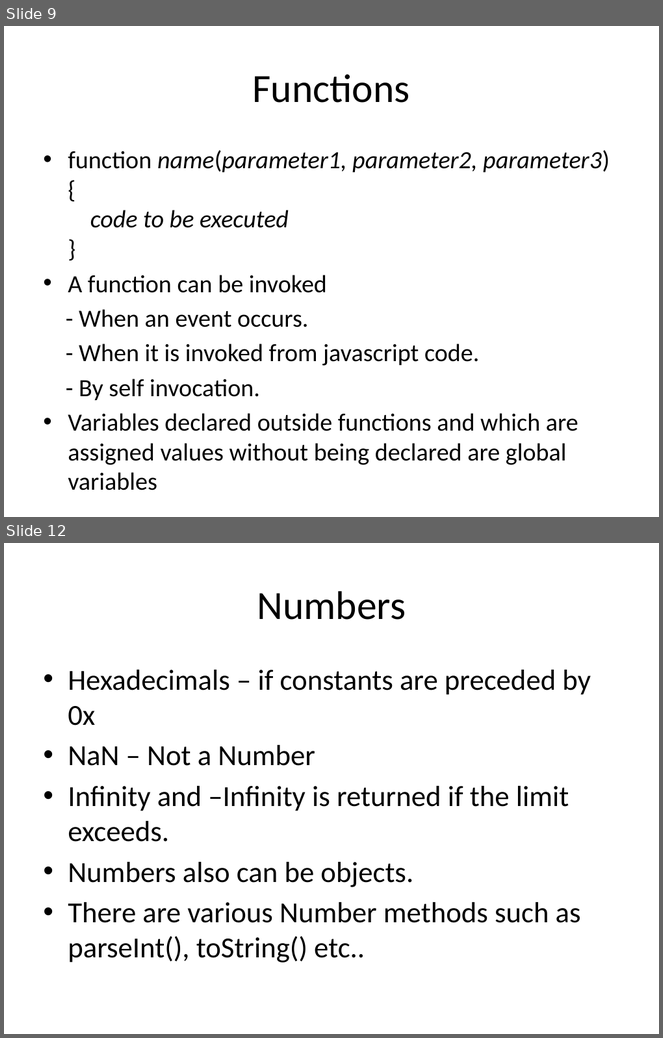
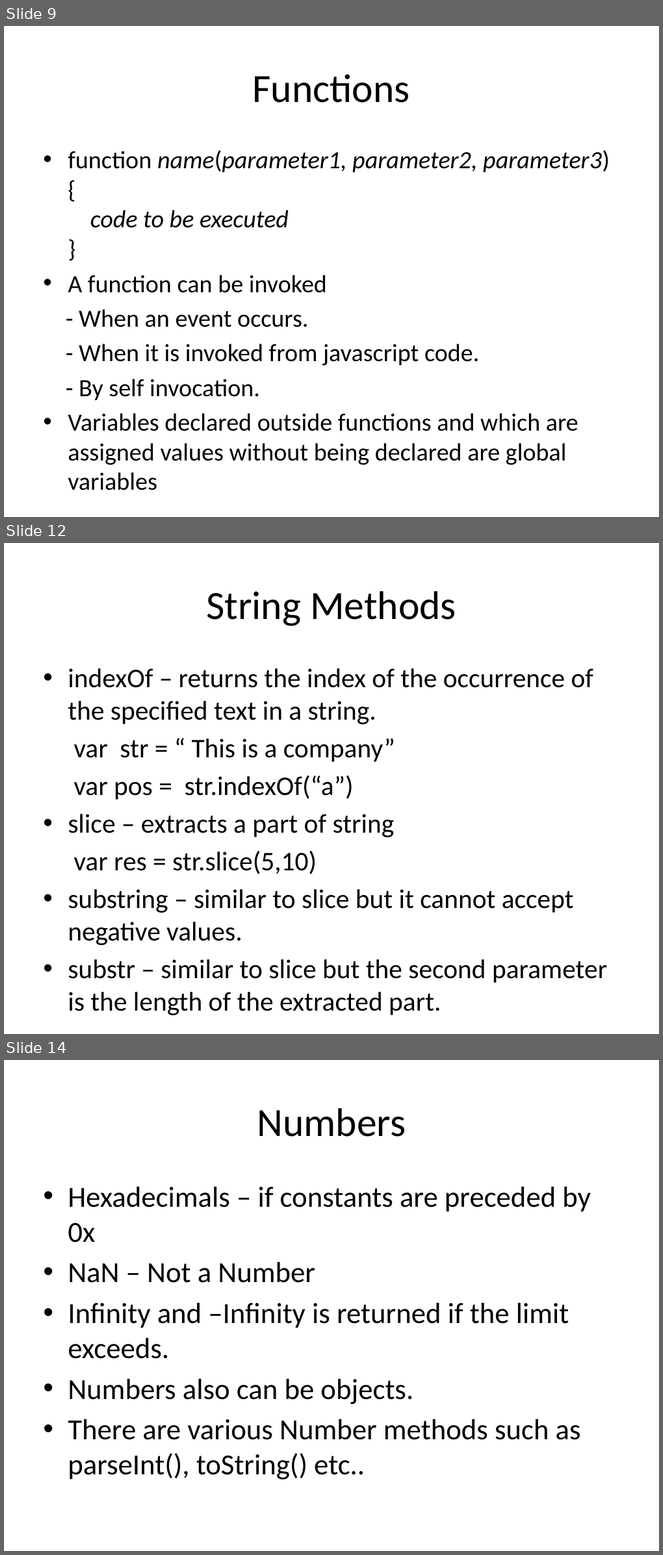
Before and after one commit to ManasaGajulavarthy/Intern_HMIT, a slide deck: JAVASCRIPT.pptx. Shown one above the other, each under a label of ours: slides 9 and 12 before the commit, slides 9, 12 and 14 after it; the slides between them are not shown. The pictures are 663x1038 and 663x1555 pixels, drawn with LibreOffice and Linux fonts; fonts in the diff are those of the drawing. Boxes give left, top, right and bottom in pixels: in the first picture for what was removed or moved away, otherwise in the second. Text is boxed around its words. In the diff, an @@ line names an element or a change of style, - is before the commit and + after.

```diff
--- a/JAVASCRIPT.pptx
+++ b/JAVASCRIPT.pptx
@@ slide 12 added at [4,543,659,1034], background #FFFFFF @@
@@ title added at [206,591,456,626], 44 pt, text #000000 @@
+String Methods
@@ text added at [68,668,607,1016], 29.6 pt, text #000000 @@
+• indexOf – returns the index of the occurrence of the specified text in a string.
+var str = “ This is a company”
+var pos = str.indexOf(“a”)
+• slice – extracts a part of string
+var res = str.slice(5,10)
+• substring – similar to slice but it cannot accept negative values.
+• substr – similar to slice but the second parameter is the length of the extracted part.
@@ what was slide 12 is now slide 14 @@
```
Also in this commit, not shown: 10 slides changed, 6 other slides added, 1 slide removed, 1 other file.
